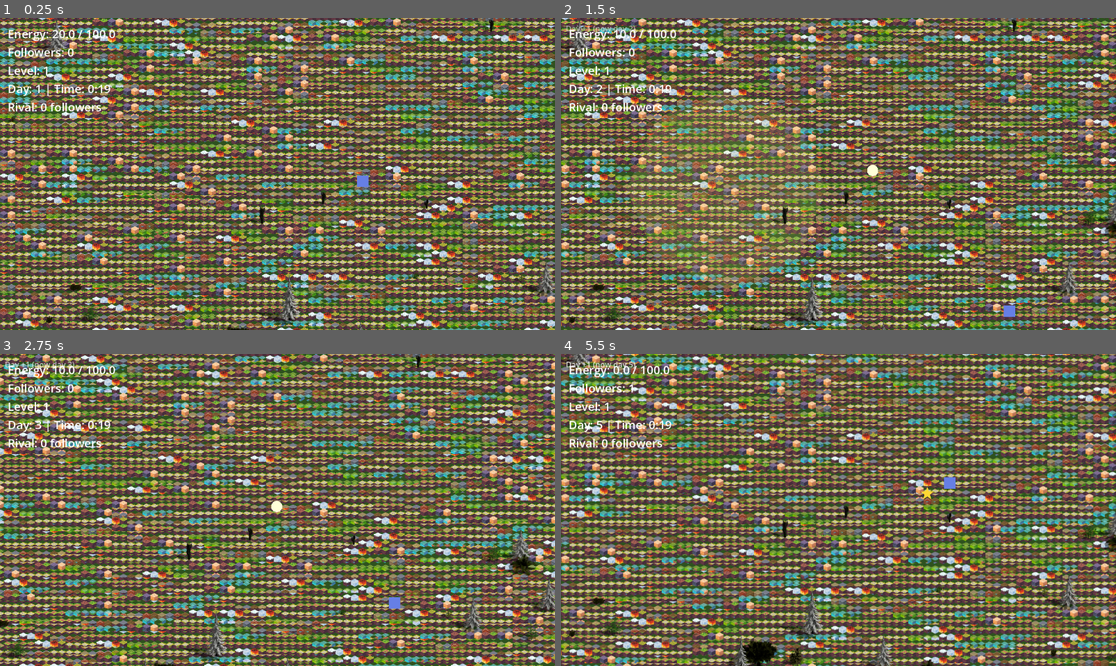
Above: before the commit, frames 1-4 (two rows, left to right).
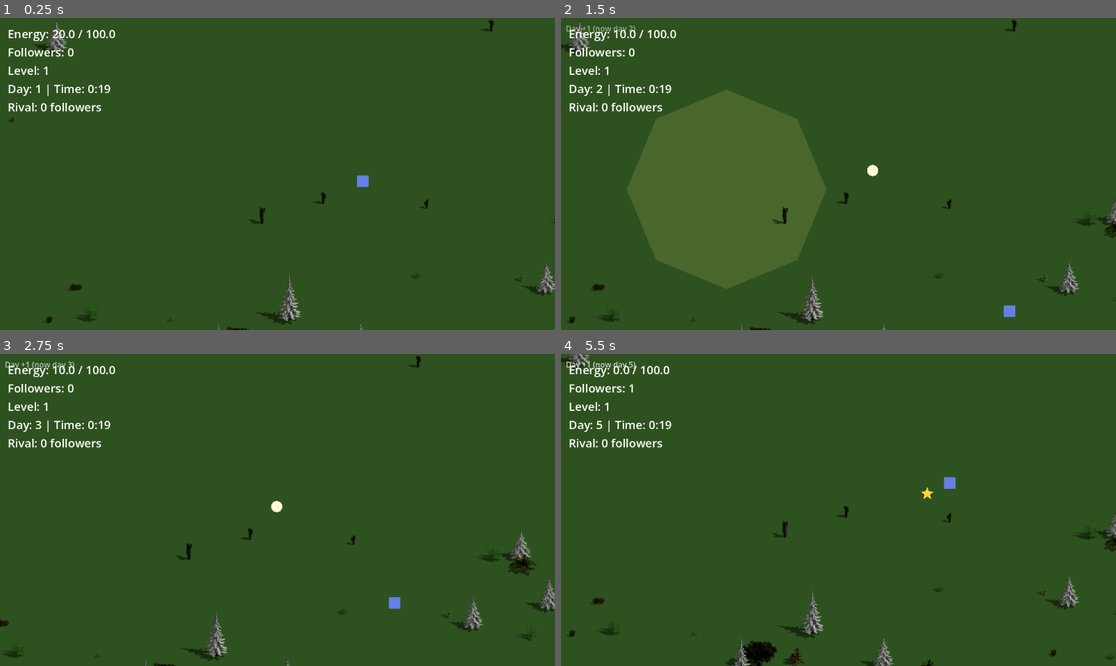
Above: after the commit, the same moments.

Repository: Rohan0603/divinus
Game: Godot game, scene res://scenes/Main.tscn
Two runs of this game, one before a commit and one after it. Both use one fixed random seed, a clock stepped at 60 frames per second and the inputs below.
Inputs (mouse positions are in pixels of both pictures, inside the frame that each line leads up to):
- Up to frame 1 (0.25 s): no input
- Up to frame 2 (1.5 s): tap Enter at 0.5 s; move the mouse to (960, 158) at 0.52 s; hold Right (ui_right) 0.53-1.25 s; tap T at 0.6 s; click (960, 158) at 0.67 s; drag from (727, 189) to (810, 236) at 1.27 s
- Up to frame 3 (2.75 s): move the mouse to (333, 441) at 2.02 s; hold Right (ui_right) from 2.03 s (still down); tap T at 2.1 s
- Up to frame 4 (5.5 s): release Right (ui_right) at 2.75 s; drag from (810, 572) to (672, 463) at 2.77 s; move the mouse to (1005, 556) at 3.52 s; hold Left (ui_left) 3.53-4.25 s; tap T at 3.6, 5.1 s; drag from (672, 463) to (755, 432) at 4.27 s; move the mouse to (866, 510) at 5.02 s; hold Down (ui_down) from 5.03 s (still down); click (866, 510) at 5.17 s

The runs differ from the first frame. In frame 1, 82% of the frame differs, in the area x 0-100%, y 0-100%; in frame 2, 81%; in frame 3, 82%; in frame 4, 82%.

Commit message:
fix: update tile texture region to 512x256 for 1024x1280 spritesheets

Diff:
--- a/game/scripts/world_renderer.gd
+++ b/game/scripts/world_renderer.gd
@@ -25,7 +25,7 @@
 	var tex: Texture2D = load(path) if ResourceLoader.exists(path) else load(fallback)
 	var src := TileSetAtlasSource.new()
 	src.texture = tex
-	src.texture_region_size = Vector2i(64, 32)
+	src.texture_region_size = Vector2i(512, 256)
 	for r in range(5):
 		for c in range(2):
 			src.create_tile(Vector2i(c, r))
